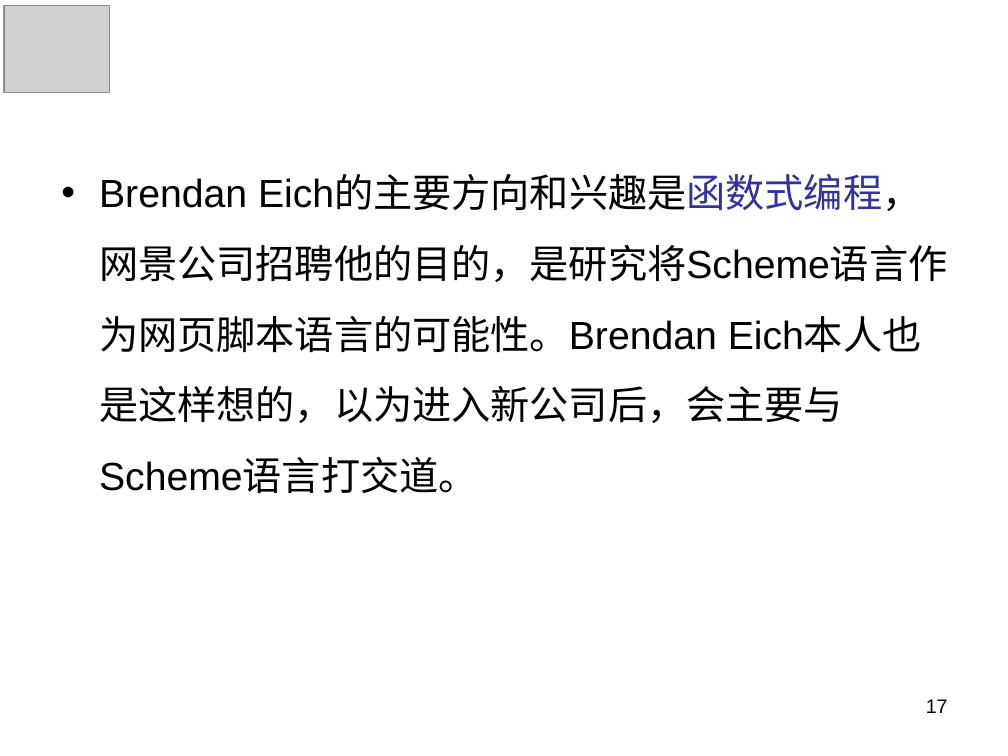
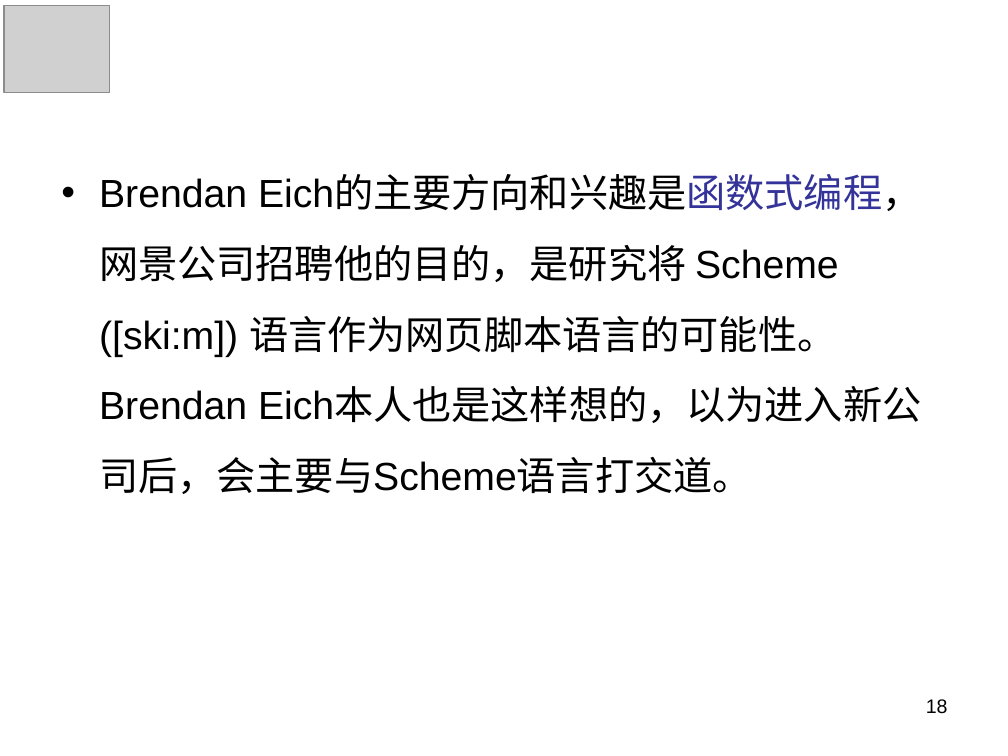
Before and after one commit to panxuepeng/javascript, a slide deck: slide 18 of ppt/1-1（第一天课程）.ppt (slide 17 before the commit). Drawn at 1008x756 pixels with LibreOffice and Linux fonts; fonts in the diff are those of the drawing; grey boxes stand for pictures. Boxes give left, top, right and bottom in pixels: in the first picture for what was removed or moved away, otherwise in the second. Text is boxed around its words. In the diff, an @@ line names an element or a change of style, - is before the commit and + after.

```diff
--- a/ppt/1-1（第一天课程）.ppt
+++ b/ppt/1-1（第一天课程）.ppt
@@ text at (99,176,921,494): text changed @@
-• Brendan Eich的主要方向和兴趣是函数式编程，网景公司招聘他的目的，是研究将Scheme语言作为网页脚本语言的可能性。Brendan Eich本人也是这样想的，以为进入新公司后，会主要与Scheme语言打交道。
+• Brendan Eich的主要方向和兴趣是函数式编程，网景公司招聘他的目的，是研究将 Scheme ([ski:m]) 语言作为网页脚本语言的可能性。Brendan Eich本人也是这样想的，以为进入新公司后，会主要与Scheme语言打交道。
@@ page number at (926,699,948,714): text changed @@
-17
+18
```
Also in this commit, not shown: 37 other slides changed, 23 slides added, 4 slides removed, 3 other files.
